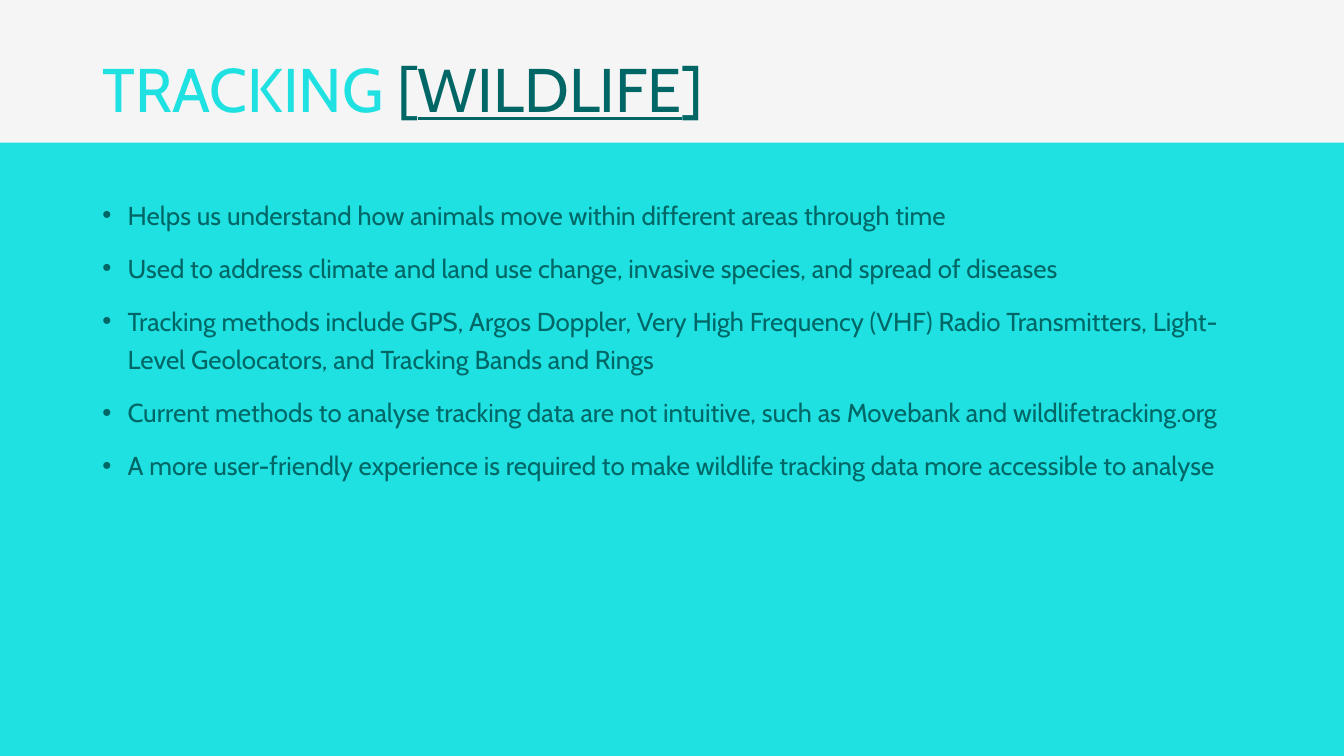
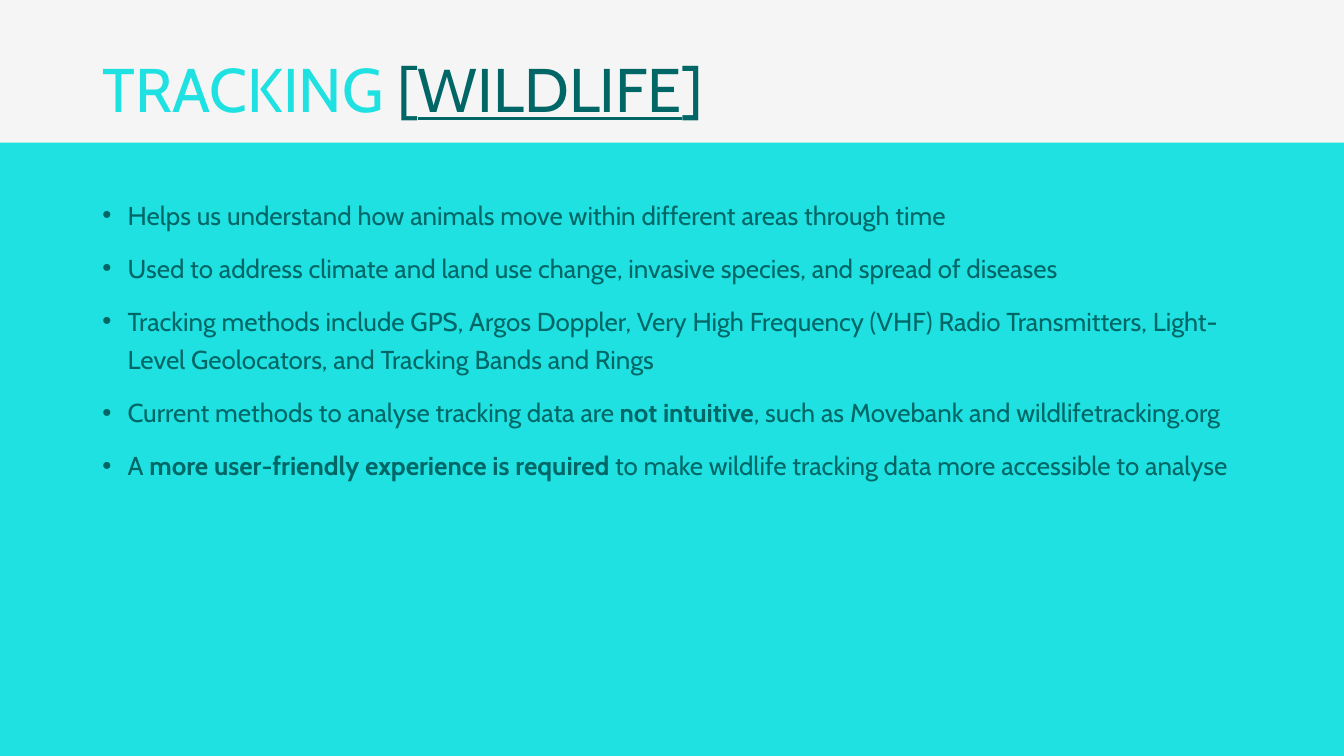
Before and after one commit to Dexeux/DeerTracking, a slide deck: slide 2 of Atmorossa Presentation.pptx. Drawn at 1344x756 pixels with LibreOffice and Linux fonts; fonts in the diff are those of the drawing. Boxes give left, top, right and bottom in pixels: in the first picture for what was removed or moved away, otherwise in the second. Text is boxed around its words. In the diff, an @@ line names an element or a change of style, - is before the commit and + after.

```diff
--- a/Atmorossa Presentation.pptx
+++ b/Atmorossa Presentation.pptx
@@ text at [128, 402, 1227, 481]: bold on in "not intuitive,", "more user-friendly experience is required" @@
```
Also in this commit, not shown: 3 other slides changed.
